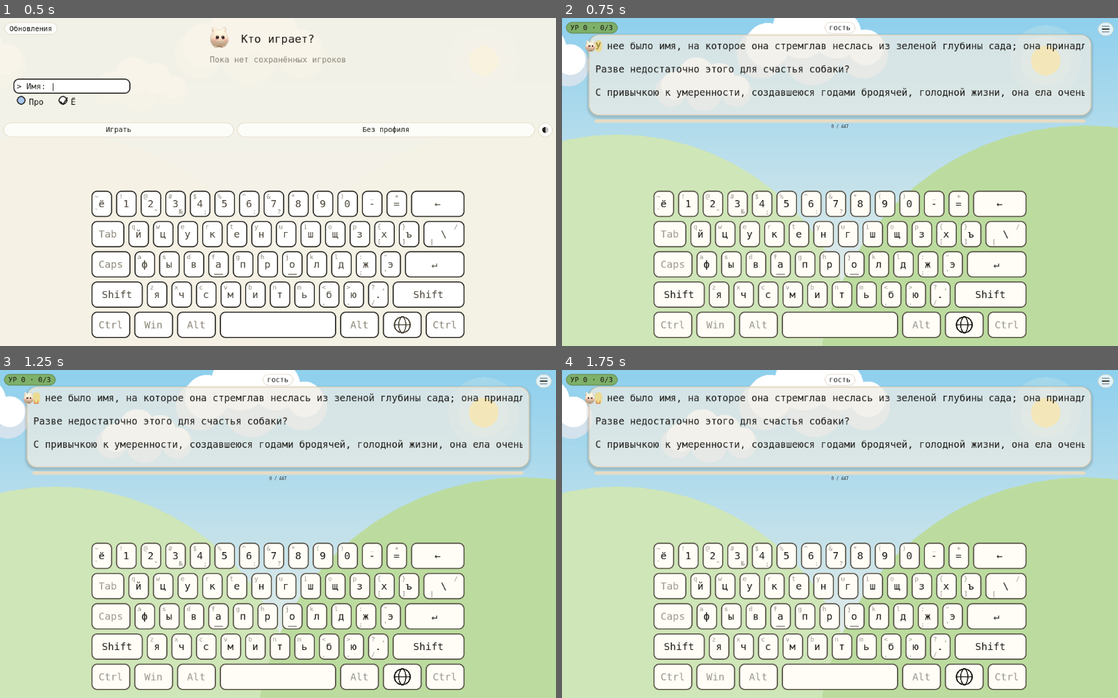
Above: before the commit, frames 1-4 (two rows, left to right).
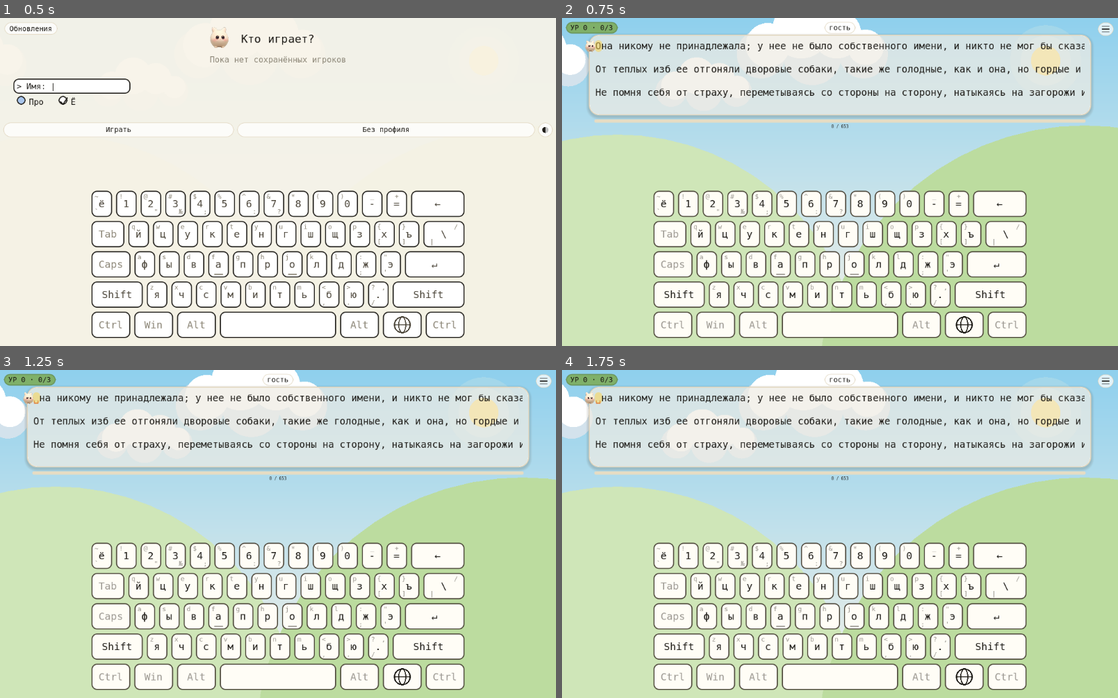
Above: after the commit, the same moments.

Repository: NikitaShubin/ModernBabyType
Game: Godot game, scene res://scenes/main.tscn
The game is run twice, just before and just after one commit, with the same random seed, the same clock (stepped at 60 frames per second) and the same inputs.
Inputs (mouse positions are in pixels of both pictures, inside the frame that each line leads up to):
- Up to frame 1 (0.5 s): no input
- Up to frame 2 (0.75 s): tap Enter at 0.5, 0.6 s; move the mouse to (962, 165) at 0.52 s; hold Right from 0.53 s (still down); click (962, 165) at 0.67 s
- Up to frame 3 (1.25 s): keep holding Right; tap Space at 0.77 s
- Up to frame 4 (1.75 s): tap Space at 1.25, 1.52 s; move the mouse to (728, 550) at 1.27 s; release Right at 1.28 s; hold Down from 1.28 s (still down); tap Enter at 1.35 s

Frame 1 is identical in both runs. In frame 2, 2.5% of the frame differs, in the area x 6-94%, y 6-34%; in frame 3, 2.5%; in frame 4, 2.5%.
Error in both runs: Invalid assignment of property or key 'bg_color' with value of type 'Color' on a base object of type 'Nil'. (res://scripts/menu.gd:1386)

Commit message:
↵ только на переносе строки исходника, шеврон у абзаца
Правило (автор 13.10.2026): «строка должна быть автоматически перенесена
на следующую строку без необходимости вбивать энтер» и «↵ там, где в
оригинальном файле был перенос строки — диалоги, концы абзацев, стихи».

- Texts.file_units: предложение несёт признак «здесь кончается физическая
  строка файла» (у басен — строка стиха, у Чехова — реплика диалога).
  file_sentences и load_fragment сохранены, фрагмент отдаёт texts+hard+drops.
- balance.fit_marked: предложение — блок (как было), признак переезжает
  на последнюю строку блока; переносы по ширине остаются мягкими.
  Пробел на разрыве НЕ добавляет логического смещения — иначе после
  поворота экрана заяц и ёж расходятся (ловил _case_relayout).
- main: line_hard едет вместе со строками (reflow пересобирает),
  _advance на мягком переносе едет сам, на жёстком ждёт ↵,
  _hard_line отдаёт признак строки.
- Шеврон «↵» у конца строки, которая ждёт (_enter_hint): приглушённый,
  мягкая пульсация, стоит ЗА рамкой курсора — на рамке сливается в пятно.
- Тесты: _case_wrap_auto (мягкий перенос едет сам, ↵ не нужен) и
  обновлённый _case_wrap_waits_enter на детерминированном жёстком
  переносе; _text_breaks в logic — матрица fit_marked, признаки по
  корпусу (у обеих баз переносы есть).
  Правило сломано руками (need_enter на любом конце строки) — краснеет
  _case_wrap_auto; без этой проверки тест бы не ловил.

Инвариант курсора поймал ошибку в _advance: при переходе на мягкую строку
терялась её первая клетка (вместе с меткой). Исправлено.

Все семь тестов зелёные в полном прогоне; COMBO_TEST зелёный четыре раза
подряд.

Diff:
--- a/game/scripts/balance.gd
+++ b/game/scripts/balance.gd
@@ -87,33 +87,48 @@
 ## огрызок ДО каждого куска. Пробел на месте разрыва не клетка (см.
 ## fit_lines), поэтому физические смещения после пересборки не совпадают
 ## со старыми: считать надо по логической оси — без этих пробелов.
-static func fit_marked(raw: Array[String], max_chars: int) -> Dictionary:
+## Разложить предложения по строкам экрана. hard[i] — «после этого
+## предложения в источнике был перенос строки» (абзац, реплика диалога,
+## строка стиха): там игра ждёт ↵. Внутри абзаца границы предложений и
+## переносы по ширине — обычные, они едут сами (автор 13.10.2026).
+## Пробел на месте разрыва УБИРАЕМ (см. описание ниже), поэтому разрывы
+## НЕ прибавляют логического смещения: ось одна и та же до и после
+## пересборки строк.
+static func fit_marked(raw: Array[String], max_chars: int, hard: Array = []) -> Dictionary:
 	var lines: Array[String] = []
 	var drops: Array[int] = []
+	var hard_out: Array[bool] = []
 	var dropped := 0
-	for line in raw:
+	for i in raw.size():
+		var unit_hard := i < hard.size() and bool(hard[i])
+		var line := String(raw[i])
 		if line.length() <= max_chars:
 			lines.append(line)
 			drops.append(dropped)
+			hard_out.append(unit_hard)
 			continue
 		var cur := ""
 		for w0 in line.split(" ", false):
-			var w := w0
+			var w := String(w0)
 			while w.length() > max_chars:
 				# Слово-монстр (в текстах таких нет, но без страховки
 				# было бы зависание): рубим жёстко кусками.
 				if cur != "":
 					lines.append(cur)
 					drops.append(dropped)
+					hard_out.append(false)
 					dropped += 1
 					cur = ""
 				lines.append(w.left(max_chars))
 				drops.append(dropped)
+				hard_out.append(false)
+				dropped += 1
 				w = w.substr(max_chars)
 			var add := w if cur == "" else cur + " " + w
 			if add.length() > max_chars:
 				lines.append(cur)
 				drops.append(dropped)
+				hard_out.append(false)
 				dropped += 1
 				cur = w
 			else:
@@ -121,7 +136,8 @@
 		if cur != "":
 			lines.append(cur)
 			drops.append(dropped)
-	return {"lines": lines, "drops": drops}
+			hard_out.append(unit_hard)
+	return {"lines": lines, "drops": drops, "hard": hard_out}
 
 
 ## Таблица «логическое смещение → клетка»: переживает пересборку строк.
@@ -152,7 +168,7 @@
 ## end_test (игра проходит уровень, который посреди набора сузили).
 static func reflow(
 	raw: Array[String], line: int, pos: int, max_chars: int,
-	old_drops: Array = []
+	old_drops: Array = [], hard: Array = []
 ) -> Dictionary:
 	# Логическое смещение — в пространстве «все пробелы»: старые строки
 	# могли потерять пробелы на разрывах (их считает old_drops), новые —
@@ -171,16 +187,17 @@
 			"line": mini(line, same.size() - 1),
 			"pos": pos,
 			"table": logical_cells(same, []),
-			"drops": [],
+			"drops": old_drops.duplicate(),
+			"hard": hard.duplicate(),
 			"old": raw,
 		}
-	var m := fit_marked(raw, max_chars)
+	var m := fit_marked(raw, max_chars, hard)
 	var fresh: Array = m["lines"]
 	var table := logical_cells(fresh, m["drops"])
 	var cell: Vector2i = table.get(want, Vector2i(fresh.size(), 0))
 	return {
 		"lines": fresh, "line": cell.x, "pos": cell.y,
-		"table": table, "drops": m["drops"], "old": raw,
+		"table": table, "drops": m["drops"], "hard": m["hard"], "old": raw,
 	}
 
 
@@ -193,8 +210,8 @@
 ## Чистая функция, матрица в logic_test и end_test (игра проходит
 ## уровень целиком на узких экранах).
 ## Тексты с одиночными пробелами (проверено grep), двойные схлопнутся.
-static func fit_lines(raw: Array[String], max_chars: int) -> Array[String]:
+static func fit_lines(raw: Array[String], max_chars: int, hard: Array = []) -> Array[String]:
 	var out: Array[String] = []
-	for piece in fit_marked(raw, max_chars)["lines"]:
+	for piece in fit_marked(raw, max_chars, hard)["lines"]:
 		out.append(String(piece))
 	return out
--- a/game/scripts/main.gd
+++ b/game/scripts/main.gd
@@ -164,6 +164,13 @@
 ## что нажал ту самую клавишу (или промахнулся мимо всех).
 ## Курсор стоит на конце строки и ждёт ↵ (см. _advance).
 var need_enter := false
+
+## Признак «эта строка кончается переносом строки ИСХОДНИКА» (абзац,
+## реплика диалога, строка стиха) — там игра ждёт ↵. Обычный перенос
+## (строка не влезла в ширину экрана) переезжает сам (автор 13.10.2026).
+## Массив параллелен display_lines, при пересборке строк едет вместе с
+## ними (см. _reflow_text).
+var line_hard: Array[bool] = []
 var kb_press := ""
 var kb_press_t := 0.0
 ## Оттенок вспышки: верный ввод — зелёный, опечатка — красная
@@ -493,22 +500,25 @@
 ## тестах (1100) все строки короче лимита — возвращается как было.
 ## Порог 36 — между телефоном (~25) и десктопом (~39): десктопную
 ## вёрстку не трогаем вообще.
-func _fit_to_width(raw: Array[String]) -> Array[String]:
+func _fit_to_width(frag: Dictionary) -> Dictionary:
 	# Headless-тесты и самое начало жизни сцены: вьюпорта ещё нет
 	# (64px или нули) — считаем широким экраном и не режем. Алгоритм
 	# покрыт чистыми тестами fit_lines, интеграция тривиальна.
-	if view_w < 100.0:
-		line_drops = []
-		return raw
-	if _max_chars() >= 36:
-		line_drops = []
-		return raw
-	var m := B.fit_marked(raw, _max_chars())
+	var raw: Array[String] = []
+	for t in frag["texts"] as Array:
+		raw.append(String(t))
+	if view_w < 100.0 or _max_chars() >= 36:
+		# Широкий экран: предложение — строка. Разрывы между ними всё
+		# равно съедают по пробелу, иначе логическая ось разошлась бы с
+		# пересобранной вёрсткой на узком экране.
+		return {
+			"lines": raw, "drops": frag["drops"] as Array[int], "hard": frag["hard"] as Array,
+		}
+	var m := B.fit_marked(raw, _max_chars(), frag["hard"] as Array)
 	var out: Array[String] = []
 	for piece in m["lines"]:
 		out.append(String(piece))
-	line_drops = (m["drops"] as Array).duplicate()
-	return out
+	return {"lines": out, "drops": m["drops"], "hard": m["hard"]}
 
 
 ## Сколько знаков влезает в строку. Один счёт для всех: и разбивки
@@ -528,7 +538,9 @@
 func _reflow_text() -> void:
 	if display_lines.is_empty():
 		return
-	var rf: Dictionary = B.reflow(display_lines, cursor_line, cursor_pos, _max_chars(), line_drops)
+	var rf: Dictionary = B.reflow(
+		display_lines, cursor_line, cursor_pos, _max_chars(), line_drops, line_hard
+	)
 	var fresh: Array = rf["lines"]
 	if fresh == display_lines:
 		return  # вёрстка не изменилась — курсор и метки трогать нельзя
@@ -543,6 +555,10 @@
 		under = String(fresh[nl]).substr(np, 1)
 
 	display_lines = fresh
+	var hard: Array[bool] = []
+	for flag in rf["hard"] as Array:
+		hard.append(bool(flag))
+	line_hard = hard
 	_refresh_home_chars()
 	cursor_line = int(rf["line"])
 	cursor_pos = int(rf["pos"])
@@ -892,7 +908,7 @@
 ## (встроенные + user://texts). Целостность важнее точного размера:
 ## начинать с середины предложения и обрывать фразу нельзя
 ## (автор 10.2026). Вся механика — в Texts.
-func _load_text() -> Array[String]:
+func _load_text() -> Dictionary:
 	return Texts.load_fragment(difficulty, _text_base())
 
 
@@ -909,7 +925,17 @@
 
 
 func _new_level() -> void:
-	display_lines = _fit_to_width(_load_text())
+	var frag := _load_text()
+	var fit := _fit_to_width(frag)
+	var laid: Array[String] = []
+	for piece in fit["lines"] as Array:
+		laid.append(String(piece))
+	display_lines = laid
+	line_drops = ((fit["drops"] as Array).duplicate())
+	var hard: Array[bool] = []
+	for flag in fit["hard"] as Array:
+		hard.append(bool(flag))
+	line_hard = hard
 	_refresh_home_chars()
 	# Клавиатуру пере-поднимаем: если уровень начат нажатием клавиши,
 	# сессия IME рвётся и буквы уходят в никуда (жалоба автора 10.2026:
@@ -998,17 +1024,37 @@
 ## реально перейти»). Раньше перенос был автоматическим, и ввод в партии
 ## не работал вовсе.
 func _advance() -> void:
-	cursor_pos += 1
-	if cursor_line < display_lines.size():
-		if cursor_pos >= display_lines[cursor_line].length():
+	# Шаг по клеткам. Конец строки бывает двух сортов (автор 13.10.2026):
+	# строка не влезла в ширину экрана — обычный перенос, курсор едет сам;
+	# в исходнике там перенос строки (абзац, реплика, строка стиха) —
+	# игра стоит и ждёт ↵ (автор 10.2026: «если наступил конец строки и на
+	# следующую строку надо перейти энтером, то надо ожидать нажатия»).
+	while state == "playing":
+		cursor_pos += 1
+		if cursor_line >= display_lines.size():
+			_finish(true)
+			return
+		if cursor_pos < display_lines[cursor_line].length():
+			return
+		# Мы за концом строки. Последняя строка текста — уровень кончен,
+		# ждать переноса незачем (вводить больше нечего).
+		if cursor_line + 1 >= display_lines.size():
+			_finish(true)
+			return
+		if _hard_line(cursor_line):
 			need_enter = true
-			# Последняя строка текста: дальше нечего вводить — уровень
-			# кончен, ждать переноса незачем.
-			if cursor_line + 1 >= display_lines.size():
-				_finish(true)
 			return
-	if cursor_line >= display_lines.size():
-		_finish(true)
+		# Обычный перенос: едем на следующую строку сами. Позиция -1 —
+		# чтобы шаг в начале цикла дал ровно 0: первая клетка новой строки
+		# не перепрыгивается (иначе потерялась бы клетка с меткой).
+		cursor_line += 1
+		cursor_pos = -1
+		need_enter = false
+
+
+## Строка заканчивается переносом строки исходника — там нужен ↵.
+func _hard_line(i: int) -> bool:
+	return i >= 0 and i < line_hard.size() and bool(line_hard[i])
 
 
 ## ↵ на конце строки: переходим на следующую. Из партии и с доски, и с
@@ -2848,6 +2894,35 @@
 		cursor_sb,
 		Rect2(gx - 2.0 * k, gy, w + 4.0 * k, mono.get_height(font_size))
 	)
+	# Шеврон «↵» у конца строки, которая ждёт переноса (автор 13.10.2026):
+	# без него не видно, что здесь надо нажать ↵ — а больше на экране в
+	# этот момент ничего не меняется. Мягкая пульсация: заметно, не мигает.
+	var hint := _enter_hint()
+	if not hint.is_empty():
+		draw_string(
+			mono, Vector2(hint["x"], hint["y"]), "↵",
+			HORIZONTAL_ALIGNMENT_LEFT, -1.0, int(font_size * 0.78),
+			Color(_ui_ink(), float(hint["alpha"]))
+		)
+
+
+## Значок «↵» у конца строки, которая ждёт переноса: где он стоит и с
+## какой прозрачностью. Пусто — рисовать нечего. Отдельная функция, а не
+## код внутри _draw: решение проверяется тестом (см. _case_wrap_auto).
+func _enter_hint() -> Dictionary:
+	if state != "playing" or not need_enter or cursor_line >= display_lines.size():
+		return {}
+	var line := display_lines[cursor_line]
+	# Значок живёт ЗА рамкой курсора (рамка стоит на клетке за последней
+	# буквой), иначе он сливается с ней в одно пятно и не читается.
+	var after := margin + mono.get_string_size(
+		line, HORIZONTAL_ALIGNMENT_LEFT, -1.0, font_size
+	).x + char_w * 1.4
+	return {
+		"x": after,
+		"y": _line_y(cursor_line) + mono.get_height(font_size) * 0.62,
+		"alpha": 0.38 + 0.16 * sin(time * 3.2),
+	}
 
 
 ## Заяц: один спрайт, поэтому вся анимация — трансформация. Ростом
--- a/game/scripts/texts.gd
+++ b/game/scripts/texts.gd
@@ -194,15 +194,16 @@
 ## защита от крошки вроде «а о а о»).
 ## Возвращает сами предложения списком, а перенос по ширине экрана
 ## доделывает _fit_to_width.
-static func pick_fragment(sentences: Array[String], target: int) -> Array[String]:
+static func pick_fragment(
+	sentences: Array[String], target: int, start := -1
+) -> Array[String]:
 	var out: Array[String] = []
 	if sentences.is_empty():
 		return out
 	# Старт — чтобы вперёд влезло минимум три (как в прототипе: окно
 	# [start, start+n) внутри файла). Маленький пул отдаём целиком.
-	var start := 0
-	if sentences.size() > 3:
-		start = randi() % (sentences.size() - 2)
+	if start < 0:
+		start = _run_start(sentences.size())
 	var total := 0
 	var i := start
 	while i < sentences.size() and (total < target or out.size() < 3) and out.size() < 12:
@@ -294,28 +295,79 @@
 	return out
 
 
+## Предложения файла вместе с признаком «здесь в источнике был перенос
+## строки». Физическая строка файла — это абзац, реплика диалога или
+## строка стиха; ↵ в игре ждёт ровно таких мест (автор 13.10.2026:
+## «где в оригинальном файле был перенос строки — диалоги, концы
+## абзацев, стихи»). Внутри физической строки предложения идут подряд,
+## их границы — обычный перенос, он автоматический.
+## Отдаём словарём, чтобы старый file_sentences остался совместимым.
+static func file_units(path: String) -> Dictionary:
+	var lines := read_lines(path)
+	if lines.is_empty():
+		return {"texts": [] as Array[String], "hard": [] as Array[bool]}
+	var texts: Array[String] = []
+	var hard: Array[bool] = []
+	for raw in lines:
+		var part := split_sentences(normalize_text(raw))
+		for i in part.size():
+			texts.append(String(part[i]))
+			hard.append(i == part.size() - 1)
+	return {"texts": texts, "hard": hard}
+
+
 ## Предложения первого непустого файла базы.
 static func file_sentences(path: String) -> Array[String]:
-	var lines := read_lines(path)
-	if lines.is_empty():
-		return []
-	return split_sentences(normalize_text(" ".join(PackedStringArray(lines))))
+	var units := file_units(path)
+	var texts: Array[String] = []
+	for t in units["texts"]:
+		texts.append(String(t))
+	return texts
 
 
 ## Фрагмент уровня: случайный файл базы, в нём случайный run
 ## предложений. Пустая база откатывается к детской, дальше — запасной
 ## набор: уровень обязан собраться всегда.
-static func load_fragment(difficulty: int, base := "kids") -> Array[String]:
+static func load_fragment(difficulty: int, base := "kids") -> Dictionary:
 	ensure_user_dir()
 	var order := [base]
 	if base != "kids":
 		order.append("kids")
 	for want in order:
 		for path in list_files(want):
-			var sentences := playable(file_sentences(path))
-			if sentences.is_empty():
+			var units := file_units(path)
+			var texts: Array[String] = []
+			var hard: Array[bool] = []
+			var src_hard: Array = units["hard"]
+			for i in (units["texts"] as Array).size():
+				var one := String((units["texts"] as Array)[i])
+				if not playable([one]).is_empty():
+					texts.append(one)
+					hard.append(i < src_hard.size() and bool(src_hard[i]))
+			if texts.is_empty():
 				continue
-			var run := pick_fragment(sentences, target_for(difficulty))
+			var start := _run_start(texts.size())
+			var run := pick_fragment(texts, target_for(difficulty), start)
 			if not run.is_empty():
-				return run
-	return ["мама мыла раму.", "папа читал газету!", "солнце светило ярко?"]
+				var out_hard: Array[bool] = []
+				for i in run.size():
+					var j := start + i
+					out_hard.append(j < hard.size() and bool(hard[j]))
+				# Разрывы между предложениями пробела не добавляют: ось
+				# логики (B.logical_cells) должна считаться одинаково и до,
+				# и после пересборки строк, иначе после поворота экрана
+				# заяц и ёж расходятятся (ловил _case_relayout).
+				return {"texts": run, "hard": out_hard, "drops": [] as Array[int]}
+	return {
+		"texts": ["мама мыла раму.", "папа читал газету!", "солнце светило ярко?"] as Array[String],
+		"hard": [false, false, true] as Array[bool],
+		"drops": [0, 1, 2] as Array[int],
+	}
+
+
+## Старт run внутри файла (смещение предложений): вынесено, чтобы и
+## выбор, и сборка фрагмента считали одно и то же.
+static func _run_start(size: int) -> int:
+	if size <= 3:
+		return 0
+	return randi() % (size - 2)
--- a/game/tests/combo_test.gd
+++ b/game/tests/combo_test.gd
@@ -573,6 +573,10 @@
 	_fresh(1, 1)
 	var tag := "wrap waits enter"
 	_kbd_on()
+	# Жёсткий перенос — из исходника (автор 13.10.2026: «где в оригинальном
+	# файле был перенос строки»). Случайный уровень для этого не годится:
+	# там перенос может оказаться обычным, и ждать ↵ нельзя.
+	_set_level_text(["Ёжик ел ёжика", "и ёл ёршик.", "Потом спал."], [true, true, true])
 	# Идём верными буквами до конца первой строки.
 	while not bool(_main.need_enter):
 		var want := String(_main._current())
@@ -674,6 +678,60 @@
 			"%s: the physical enter did not wrap" % tag
 		)
 	_common(tag)
+
+
+## 7б. Обычный перенос (строка не влезла в ширину экрана) переезжает
+## САМ: игра не ждёт ↵, клавиша ввода на доске не нужна, уровень
+## проходится без единого энтера (автор 13.10.2026: «строка должна быть
+## автоматически перенесена на следующую строку без необходимости вбивать
+## энтер»). Раньше перенос был один и всегда требовал ↵.
+func _case_wrap_auto() -> void:
+	_fresh(1, 1)
+	var tag := "wrap auto"
+	# Первая строка — обычный перенос (в исходнике строки не было), вторая
+	# кончается переносом исходника, третья нужна затем, что последнюю
+	# строку уровень кончает сам, не спрашивая ↵.
+	_set_level_text(
+		["Ёжик ел ёжика и ёл ёршик.", "Длинная строка.", "Финал."],
+		[false, true, true]
+	)
+	var guard := 0
+	while int(_main.cursor_line) < 1 and _main.state == "playing" and guard < 200:
+		guard += 1
+		var want := String(_main._current())
+		if want == "":
+			_check(false, "%s: the soft break asked for enter" % tag)
+			return
+		_main._type_char(want)
+		_tick(tag)
+		_check(
+			not bool(_main.need_enter),
+			"%s: a soft break stopped the game on line %d" % [tag, int(_main.cursor_line)]
+		)
+	_check(int(_main.cursor_line) == 1, "%s: the soft break did not carry over (coverage)" % tag)
+	# На жёстком переносе игра встаёт и ↵ на доске есть.
+	guard = 0
+	while int(_main.cursor_line) < 2 and _main.state == "playing" and guard < 200:
+		guard += 1
+		var want2 := String(_main._current())
+		if want2 == "":
+			break
+		_main._type_char(want2)
+		_tick(tag)
+	_check(bool(_main.need_enter), "%s: the hard break did not ask for enter (coverage)" % tag)
+	_check(bool(_main._kb_enter_shown()), "%s: no enter key while waiting" % tag)
+	# Шеврон «↵» стоит у конца строки, которая ждёт переноса, и только
+	# в этом состоянии: вне ожидания на экране ничего лишнего нет.
+	var hint: Dictionary = _main._enter_hint()
+	_check(not hint.is_empty(), "%s: no ↵ chevron at the waiting line end" % tag)
+	if not hint.is_empty():
+		_check(
+			float(hint["x"]) > _main.margin,
+			"%s: the chevron is drawn before the line start" % tag
+		)
+	_hard("\r", KEY_ENTER)
+	_tick(tag)
+	_check(_main.state == "playing", "%s: the level ended at the last line" % tag)
 
 
 ## 8. Конец уровня с метками: Enter продолжает, новый уровень чист.
@@ -1697,11 +1755,18 @@
 ## Свой текст уровня. Сценарии не должны зависеть от того, какой случайный
 ## фрагмент выпал: двойная буква «нн» есть ровно в одной строке банка,
 ## и на CI сценарий «быстрые двойные» валился по coverage (10.2026).
-func _set_level_text(lines: Array) -> void:
+## Уровень из готовых строк. hard — где в исходнике был перенос строки
+## (там игра ждёт ↵); по умолчанию все строки жёсткие, иначе старые
+## сценарии ↵-переноса потеряли бы смысл.
+func _set_level_text(lines: Array, hard := []) -> void:
 	var typed: Array[String] = []
 	for l in lines:
 		typed.append(String(l))
 	_main.display_lines = typed
+	var flags: Array[bool] = []
+	for i in typed.size():
+		flags.append(true if hard.is_empty() else (i < hard.size() and bool(hard[i])))
+	_main.line_hard = flags
 	_main.line_drops = []
 	_main._reindex_lines()
 	# Набор букв — штатный для этой сложности (не «все буквы текста»):
@@ -1873,7 +1938,11 @@
 	# ждёт ↵ и меток по правилу не ставит: сценарий меряет подсветку
 	# метки, а не ожидание переноса, поэтому перенос шлём (как
 	# в _case_scroll).
-	if bool(_main.need_enter):
+	# Ждать переноса после верной буквы можно на нескольких строках подряд
+	# (диалог: реплика за репликой), поэтому ↵ шлём до конца, а не раз.
+	for _g in 4:
+		if not bool(_main.need_enter):
+			break
 		_hard("\r", KEY_ENTER)
 		_tick(tag)
 	_check(not bool(_main.need_enter), "%s: could not leave the line end (coverage)" % tag)
@@ -2817,6 +2886,7 @@
 	_case_error_storm()
 	_case_line_wrap()
 	_case_wrap_waits_enter()
+	_case_wrap_auto()
 	_case_level_end()
 	_case_exact_case()
 	_case_night()
@@ -2856,7 +2926,7 @@
 	_case_grey_first_line()
 	_case_lang_state()
 	_case_chaos(1500)
-	_cases = 41
+	_cases = 42
 	_check(_steps > 1200, "the test really played (coverage: %d steps)" % _steps)
 	for f in _failures:
 		print("COMBO_TEST: FAIL: ", f)
--- a/game/tests/logic_test.gd
+++ b/game/tests/logic_test.gd
@@ -296,6 +296,7 @@
 		_text_fragments()
 		_text_normalize()
 		_text_bases()
+		_text_breaks()
 		_marker_linear()
 		_legend_roundtrip()
 		_layout_positions()
@@ -739,6 +740,94 @@
 ## Базы текстов: детская и взрослая классика. Про-аккаунт берёт
 ## взрослые тексты тем же тумблером «Про» (автор 10.2026: «не вижу
 ## взрослых текстов в своём про аккаунте»).
+## Перенос строки ИСХОДНИКА — там игра ждёт ↵, обычный перенос едет сам
+## (автор 13.10.2026: «где в оригинальном файле был перенос строки —
+## диалоги, концы абзацев, стихи»). Признак рождается в Texts (конец
+## физической строки файла) и едет по вёрстке в balance.gd.
+func _text_breaks() -> void:
+	var units := T.file_units("res://texts/kids/krylov_vorona_i_lisitsa.txt")
+	var texts: Array = units["texts"]
+	var hard: Array = units["hard"]
+	_check(texts.size() == hard.size() and not texts.is_empty(), "units and flags must pair up")
+	# У басни каждая строка — строка стиха, значит признак есть и он
+	# встречается чаще, чем раз в пять строк.
+	var n := 0
+	for f in hard:
+		if bool(f):
+			n += 1
+	_check(n >= 1, "no source line breaks in a fable")
+	_check(
+		T.file_sentences("res://texts/kids/krylov_vorona_i_lisitsa.txt").size() == texts.size(),
+		"file_sentences must match file_units"
+	)
+	# В прозе перенос строки — конец абзаца, то есть подряд идущие
+	# предложения внутри абзаца признака не имеют.
+	var chekhov := T.file_units("res://texts/pro/chehov_tolstyi_i_tonkii.txt")
+	var soft := 0
+	for f in chekhov["hard"]:
+		if not bool(f):
+			soft += 1
+	_check(soft > 0, "every prose sentence claimed a line break")
+	# Вёрстка: предложение — блок. Если влезло в ширину, строка целиком;
+	# если нет — режется по словам, и тогда переносы ВНУТРИ предложения
+	# мягкие. Признак «конец строки исходника» переносится на последнюю
+	# строку блока, а на строках, разрезанных по ширине, его нет.
+	var m := BB.fit_marked(
+		["Он пошёл домой.", "Потом вернулся."], 40, [false, true]
+	)
+	_check(
+		(m["lines"] as Array) == ["Он пошёл домой.", "Потом вернулся."],
+		"each sentence is its own line: %s" % str(m["lines"])
+	)
+	_check(
+		(m["hard"] as Array) == [false, true],
+		"only the source line break asks for enter: %s" % str(m["hard"])
+	)
+	var both := BB.fit_marked(["Он пошёл домой.", "Потом вернулся."], 40, [true, true])
+	_check(
+		(both["hard"] as Array) == [true, true],
+		"both lines end where the source breaks: %s" % str(both["hard"])
+	)
+	var none := BB.fit_marked(["Он пошёл домой.", "Потом вернулся."], 40, [false, false])
+	_check(
+		(none["hard"] as Array) == [false, false],
+		"a paragraph without line breaks must wrap automatically: %s" % str(none["hard"])
+	)
+	var narrow := BB.fit_marked(
+		["Ёжик ел ёжика и ёл ёршик.", "А потом спал."], 12, [false, true]
+	)
+	var nl: Array = narrow["lines"]
+	var nh: Array = narrow["hard"]
+	_check(nl.size() > 2, "the narrow layout must split the long sentence")
+	_check(nh.size() == nl.size(), "flags must follow the lines")
+	for i in nh.size() - 1:
+		_check(
+			not bool(nh[i]),
+			"a width wrap must stay soft (line %d «%s»)" % [i, nl[i]]
+		)
+	_check(bool(nh[nh.size() - 1]), "the block keeps the source break on its last line")
+	# Фрагмент уровня несёт те же признаки, разрывов по ширине в нём нет.
+	for base in ["kids", "pro"]:
+		var frag := T.load_fragment(1, base)
+		var ts: Array = frag["texts"]
+		var fs: Array = frag["hard"]
+		_check(
+			ts.size() == fs.size() and not ts.is_empty() and frag.has("drops"),
+			"%s fragment must carry lines, breaks and drops (%d/%d)"
+				% [base, ts.size(), fs.size()]
+		)
+	# ↵ должен встречаться: в каждой базе есть файлы, где перенос строки
+	# есть (диалоги, стихи, абзацы). Проверка по корпусу, а не по одному
+	# случайному фрагменту — иначе она мигала бы.
+	for sub in ["kids", "pro"]:
+		var breaks := 0
+		for path in T.list_files(sub):
+			for f4 in (T.file_units(String(path))["hard"] as Array):
+				if bool(f4):
+					breaks += 1
+		_check(breaks > 0, "%s: no source line breaks in the whole base" % sub)
+
+
 func _text_bases() -> void:
 	_check(not T.list_files("kids").is_empty(), "kids base is empty")
 	_check(not T.list_files("pro").is_empty(), "pro base is empty")
Not shown, changed: AGENTS.md
